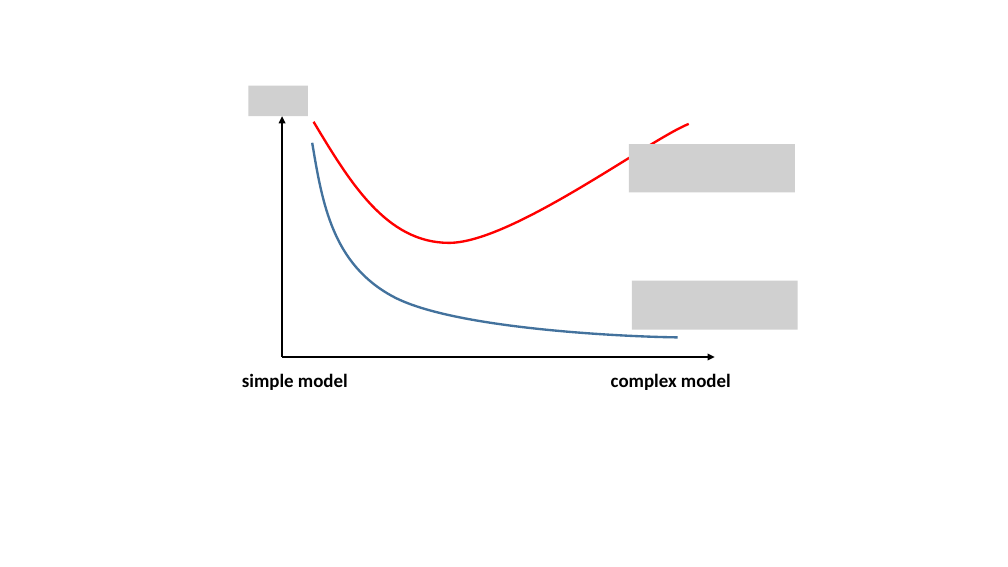
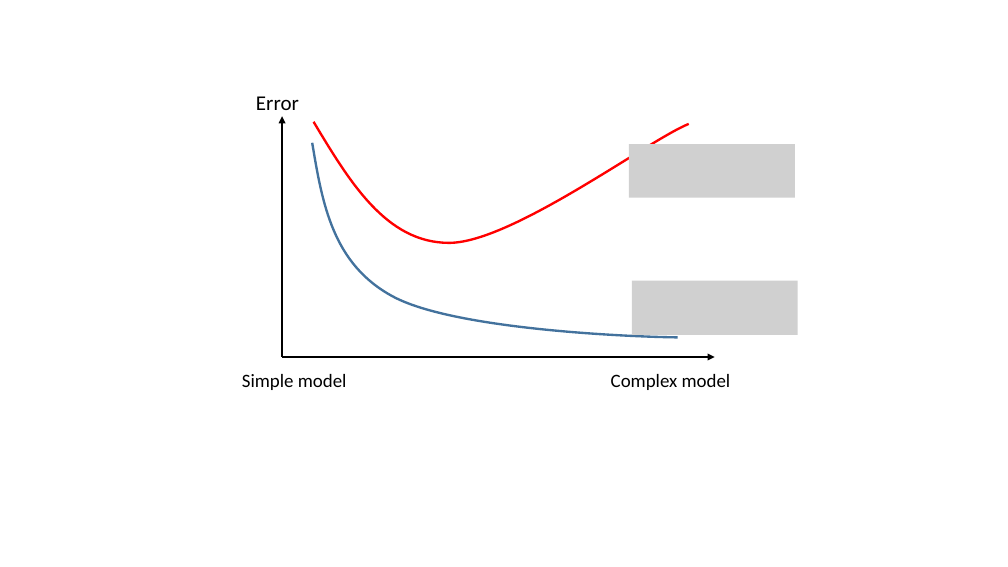
Before and after one commit to yangyutu/EssentialMath, a slide deck: slide 5 of figures/statisticalLearning/supervisedLearningPrinciples/SupervisedLearningPrinciplesFigures.pptx. Drawn at 1008x567 pixels with LibreOffice and Linux fonts; fonts in the diff are those of the drawing; grey boxes stand for pictures. Boxes give left, top, right and bottom in pixels: in the first picture for what was removed or moved away, otherwise in the second. Text is boxed around its words. In the diff, an @@ line names an element or a change of style, - is before the commit and + after.

```diff
--- a/figures/statisticalLearning/supervisedLearningPrinciples/SupervisedLearningPrinciplesFigures.pptx
+++ b/figures/statisticalLearning/supervisedLearningPrinciples/SupervisedLearningPrinciplesFigures.pptx
@@ picture removed at <box>249,85,309,116</box> @@
@@ text added at <box>256,96,299,110</box>, 20 pt, text #000000 @@
+Error
@@ picture: place and size @@
-picture at <box>629,144,795,193</box>
+picture at <box>629,144,795,198</box>
@@ picture: place and size @@
-picture at <box>632,281,798,330</box>
+picture at <box>632,281,798,335</box>
@@ text at <box>242,374,347,390</box>: text changed; bold off @@
-simple model
+Simple model
@@ text at <box>611,374,731,390</box>: text changed; bold off @@
-complex model
+Complex model
```
Also in this commit, not shown: 1 other slide changed, 21 other files.
